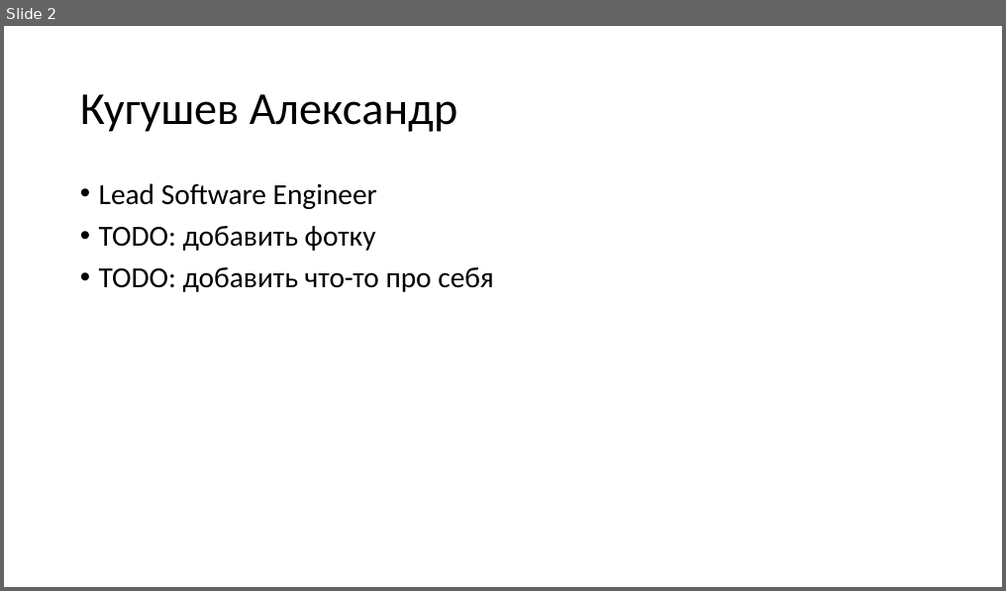
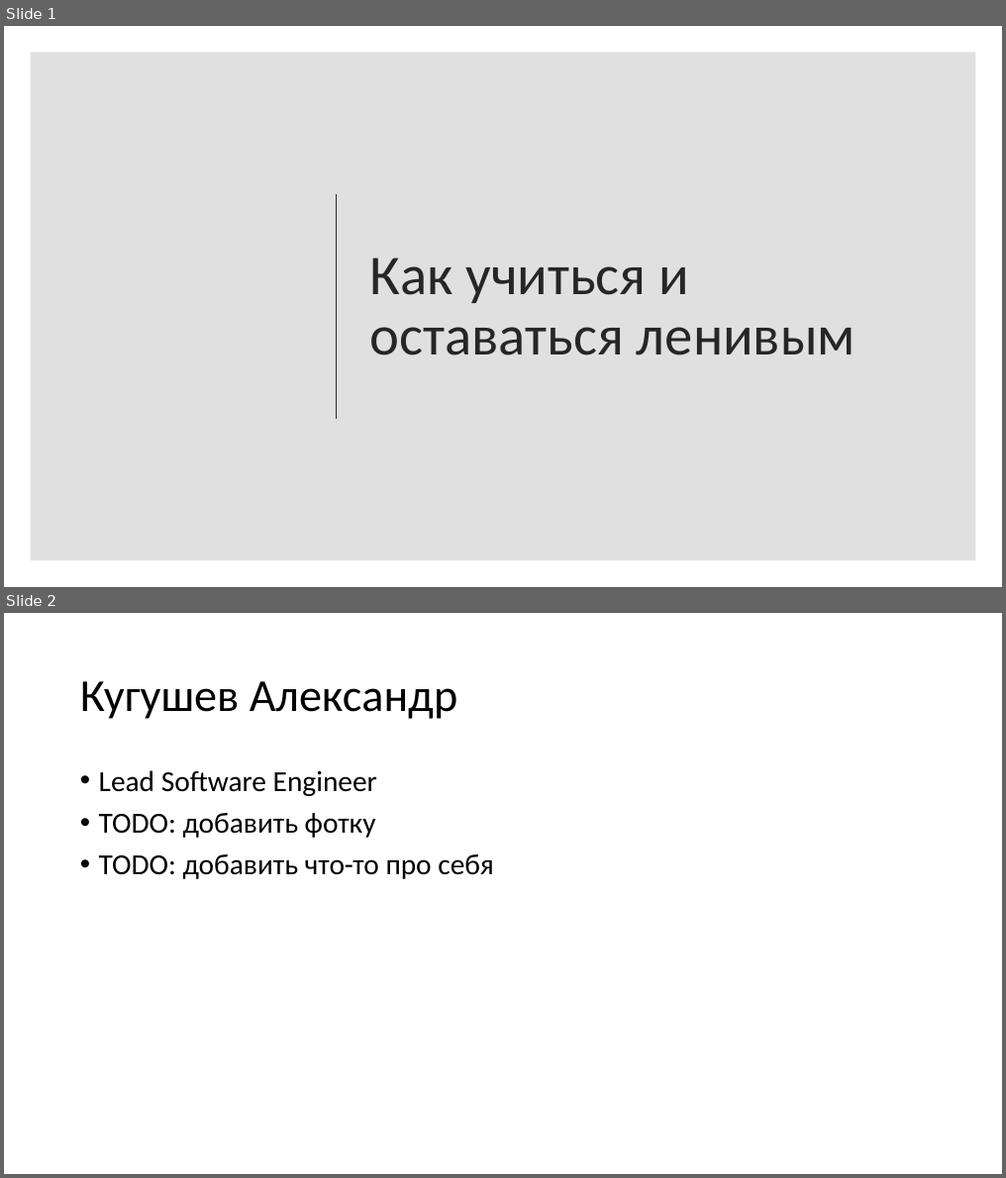
Before and after one commit to kugushev/presentations, a slide deck: 2018_Students-Breakfast/Presentation.pptx. Shown one above the other, each under a label of ours: slide 2 before the commit, slides 1 and 2 after it. The pictures are 1006x591 and 1006x1178 pixels, drawn with LibreOffice and Linux fonts; fonts in the diff are those of the drawing. Boxes give left, top, right and bottom in pixels: in the first picture for what was removed or moved away, otherwise in the second. Text is boxed around its words. In the diff, an @@ line names an element or a change of style, - is before the commit and + after.

```diff
--- a/2018_Students-Breakfast/Presentation.pptx
+++ b/2018_Students-Breakfast/Presentation.pptx
@@ slide 1 added at box(4, 26, 1002, 587), background #FFFFFF @@
@@ rectangle added at box(30, 52, 976, 562), fill #000000 at 12% opacity @@
@@ line added from (337, 194) to (337, 419), #262626 1.5 pt @@
@@ title added at box(370, 258, 855, 356), 54 pt, text #262626 @@
+Как учиться и оставаться ленивым
```
Also in this commit, not shown: 2 slides changed, 1 slide removed.
